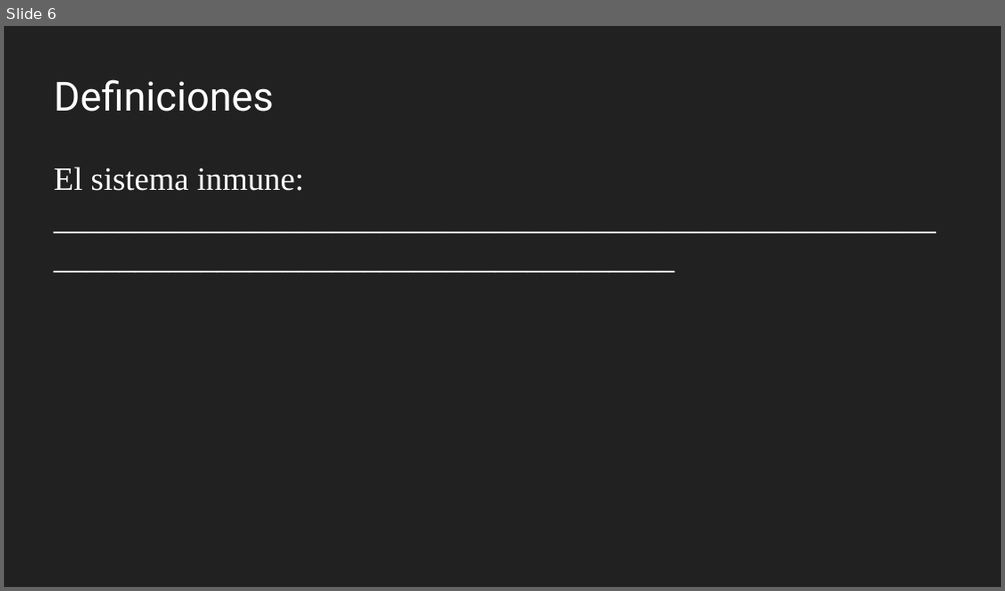
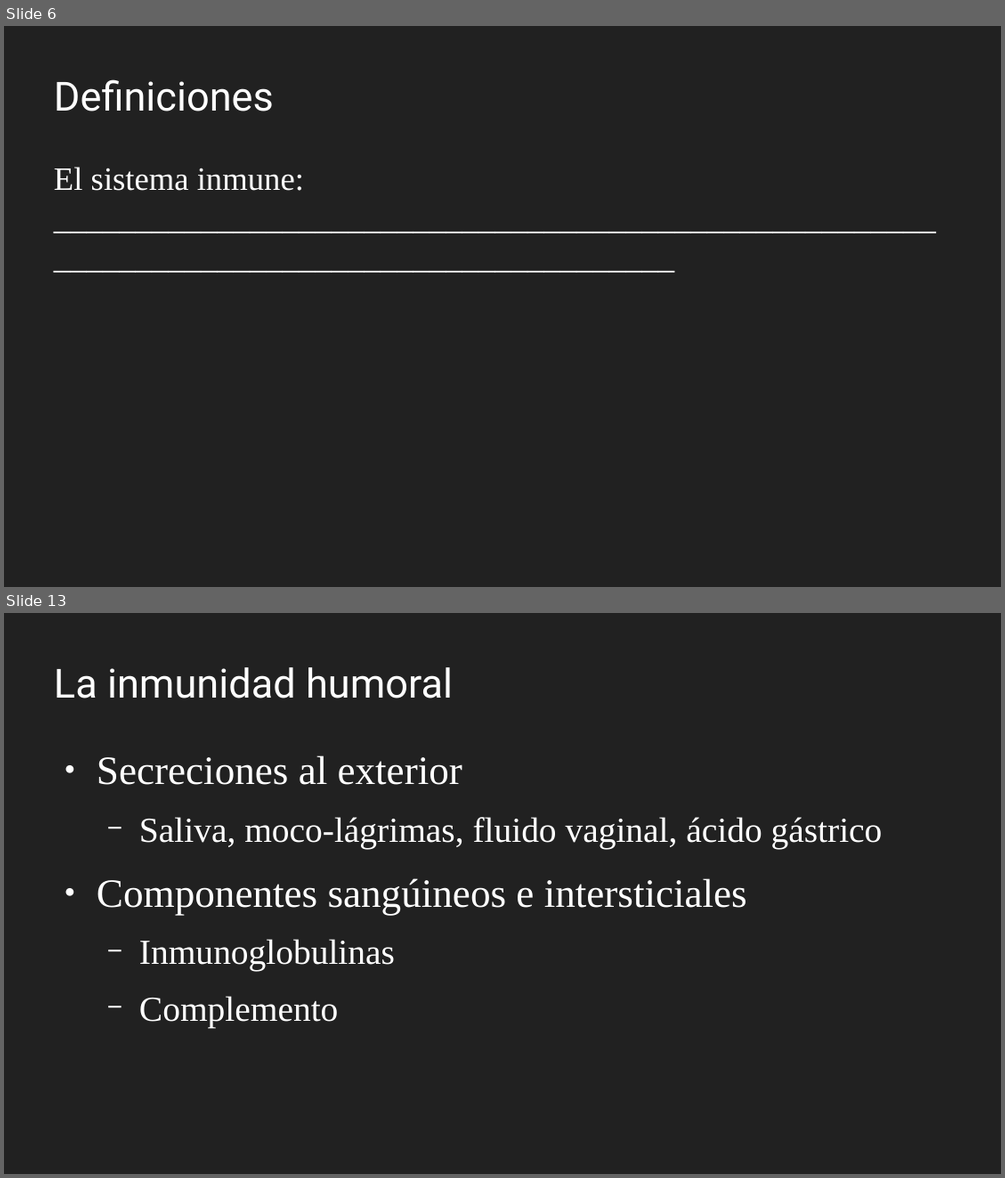
Before and after one commit to gerardommc/Medicina-Cons, a slide deck: Inmuno.odp. Shown one above the other, each under a label of ours: slide 6 before the commit, slides 6 and 13 after it; the slides between them are not shown. The pictures are 1005x591 and 1005x1178 pixels, drawn with LibreOffice and Linux fonts; fonts in the diff are those of the drawing. Boxes give left, top, right and bottom in pixels: in the first picture for what was removed or moved away, otherwise in the second. Text is boxed around its words. In the diff, an @@ line names an element or a change of style, - is before the commit and + after.

```diff
--- a/Inmuno.odp
+++ b/Inmuno.odp
@@ slide 13 added at box(4, 613, 1001, 1174), background #212121 @@
@@ title added at box(54, 667, 453, 698), 32 pt, text #FFFFFF @@
+La inmunidad humoral
@@ text added at box(97, 755, 882, 1028), 28 pt, text #FFFFFF @@
+● Secreciones al exterior
+  − Saliva, moco-lágrimas, fluido vaginal, ácido gástrico
+● Componentes sangúineos e intersticiales
+  − Inmunoglobulinas
+  − Complemento
```
Also in this commit, not shown: 1 slide changed, 6 other slides added, 1 other file.
